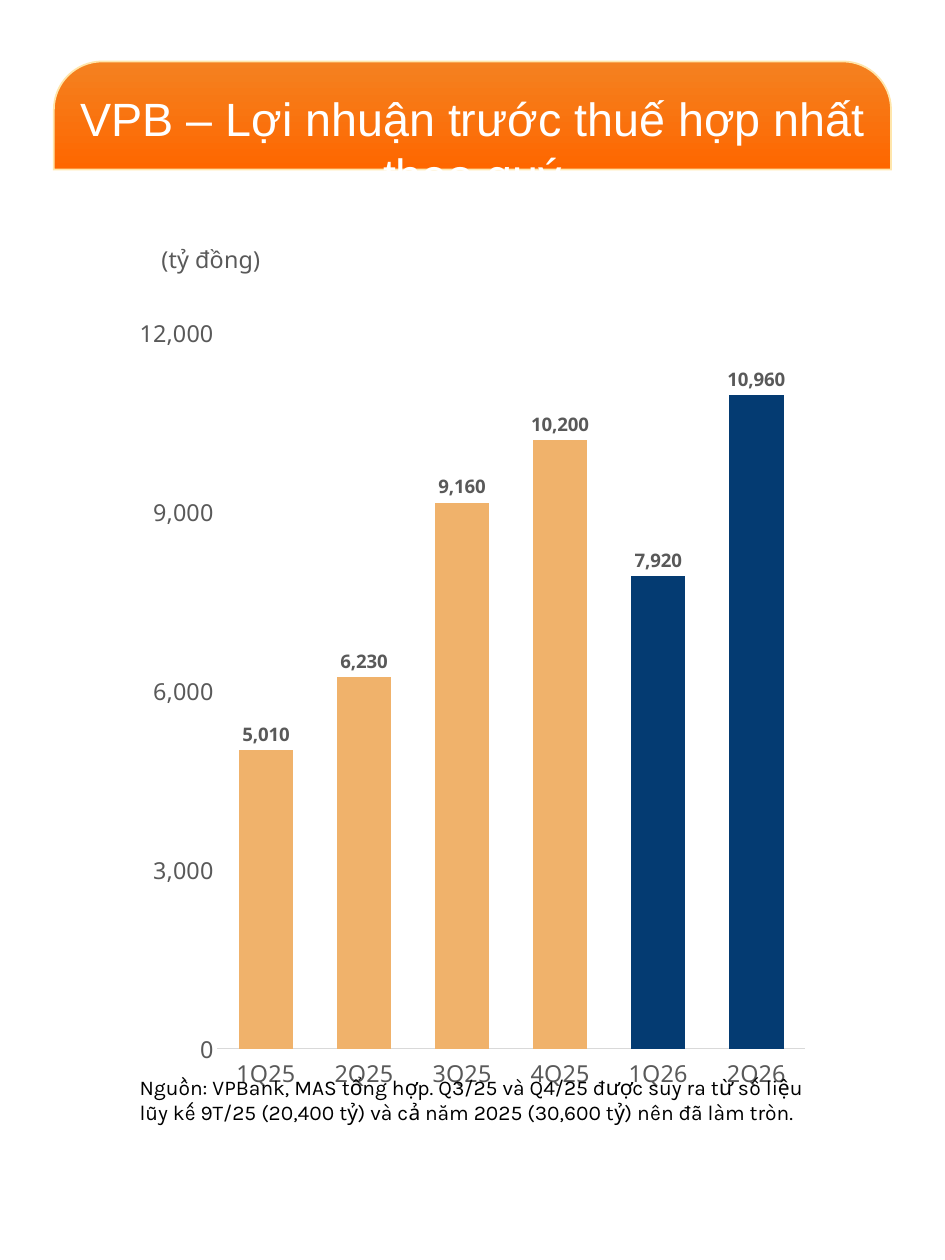
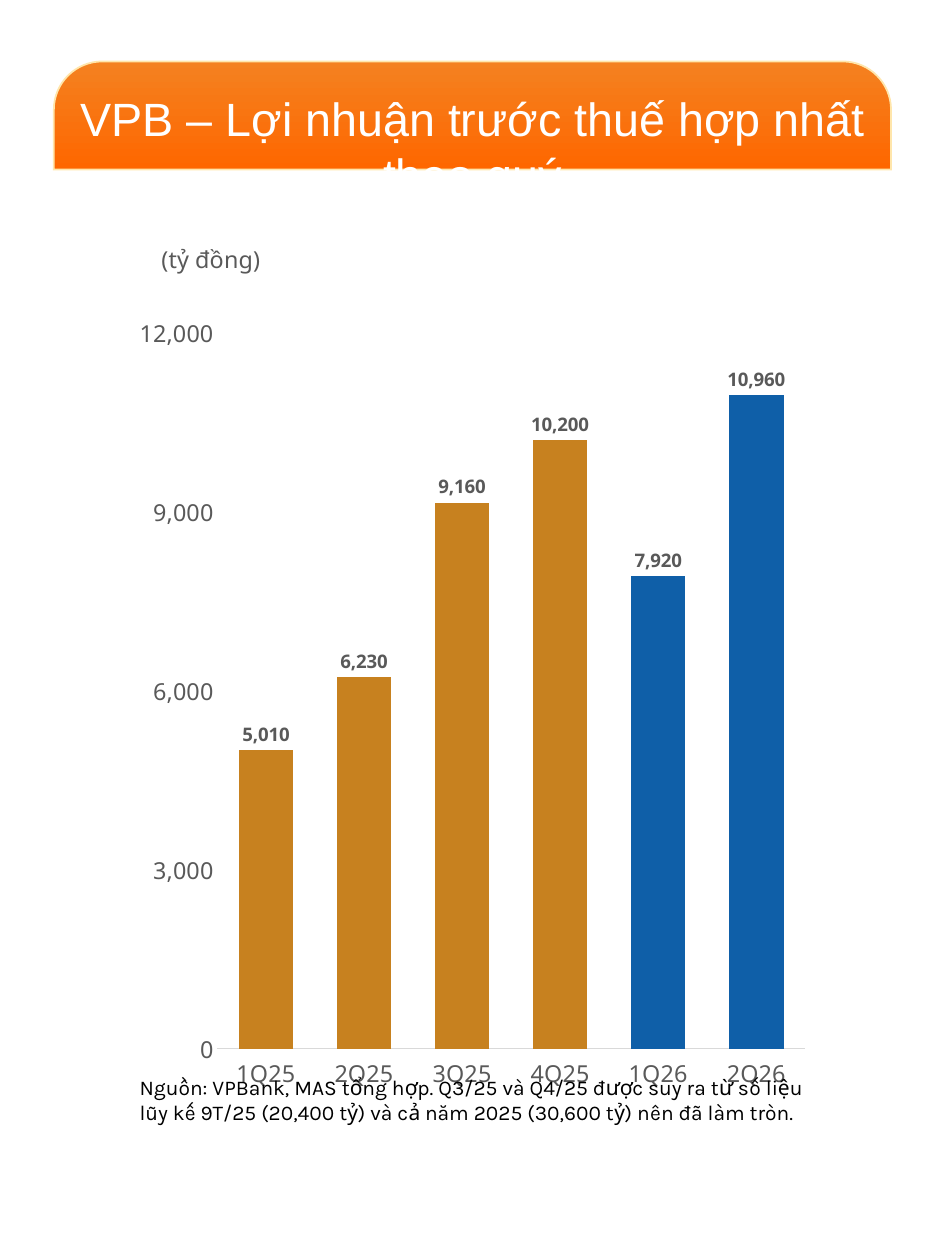
Before and after one commit to datquanton/verbose-guide, a slide deck: slide 3 of HotStock_VPB_31July2026.pptx. Drawn at 945x1260 pixels with LibreOffice and Linux fonts; fonts in the diff are those of the drawing; background and template pictures are left out. Boxes give left, top, right and bottom in pixels: in the first picture for what was removed or moved away, otherwise in the second. Text is boxed around its words. In the diff, an @@ line names an element or a change of style, - is before the commit and + after.

```diff
--- a/HotStock_VPB_31July2026.pptx
+++ b/HotStock_VPB_31July2026.pptx
@@ column chart at [126,231,819,1107] @@
@@ colour of Series 1 #F0B26B to #C7811F @@
@@ colours of single points changed @@
```
Also in this commit, not shown: 1 other slide changed, 2 slides added, 1 slide removed, 5 other files.
